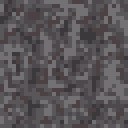
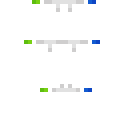
Revision of a layered 128×128 image; what changed, layer by layer:
added layer "Layer 5" above "Rectangle 1" over [40,84,92,92]
added layer "Rectangle 1" above "Layer 4" over [24,40,100,52]
added layer "Layer 4" above "Layer 5 copy" over [32,0,96,12]
removed layer "metallic_iron copy" over [0,0,128,128]
hid "metallic_iron" over [0,0,128,128]
